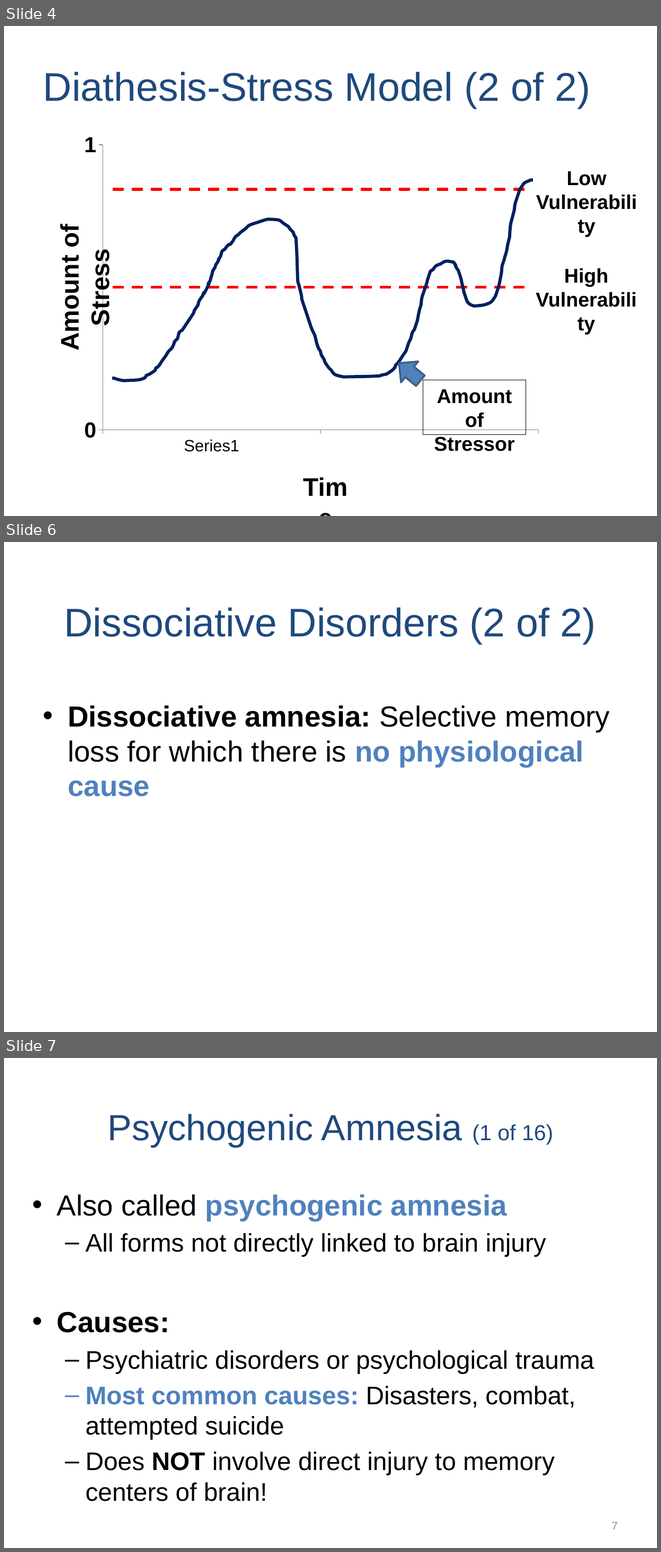
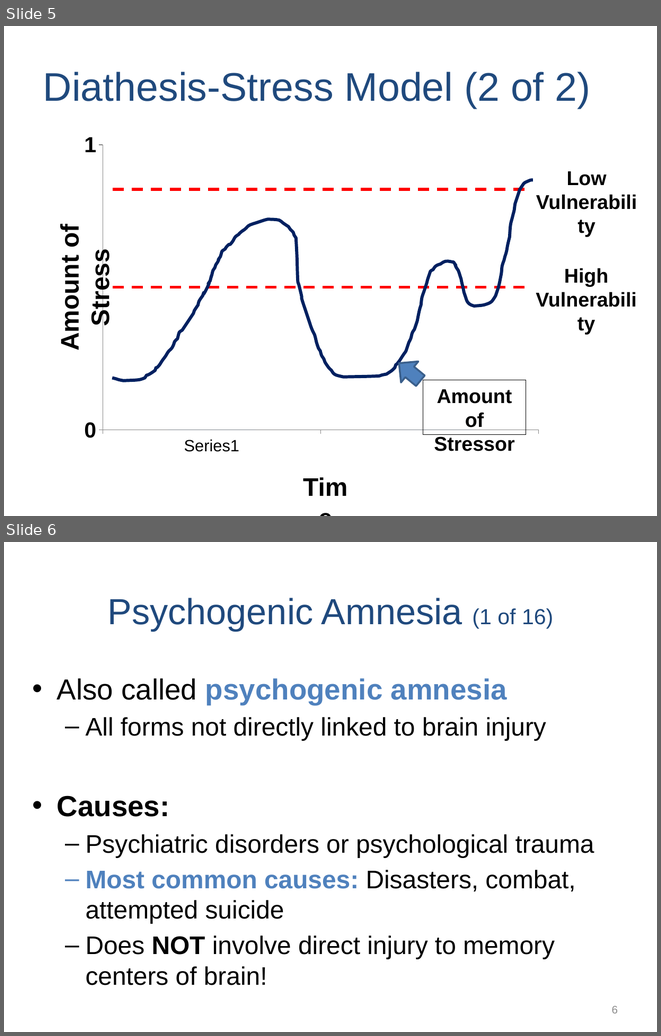
Before and after one commit to npm27/Teaching-Materials, a slide deck: Memory/Slides/Chapter 11.PPTX. Shown one above the other, each under a label of ours: slides 4, 6 and 7 before the commit, slides 5 and 6 after it; the slides between them are not shown. The pictures are 661x1552 and 661x1036 pixels, drawn with LibreOffice and Linux fonts; fonts in the diff are those of the drawing. Boxes give left, top, right and bottom in pixels: in the first picture for what was removed or moved away, otherwise in the second. Text is boxed around its words. In the diff, an @@ line names an element or a change of style, - is before the commit and + after.

```diff
--- a/Memory/Slides/Chapter 11.PPTX
+++ b/Memory/Slides/Chapter 11.PPTX
@@ slide 6 removed at bbox=[4, 542, 657, 1032], background #FFFFFF @@
@@ title removed at bbox=[64, 607, 596, 644] @@
-Dissociative Disorders (2 of 2)
@@ text removed at bbox=[68, 705, 610, 796] @@
-• Dissociative amnesia: Selective memory loss for which there is no physiological cause
@@ what was slide 4 is now slide 5 @@
@@ what was slide 7 is now slide 6 @@
@@ page number at bbox=[612, 1006, 618, 1013]: text changed @@
-7
+6
```
Also in this commit, not shown: 3 slides changed, 2 slides added, 1 other slide removed.
